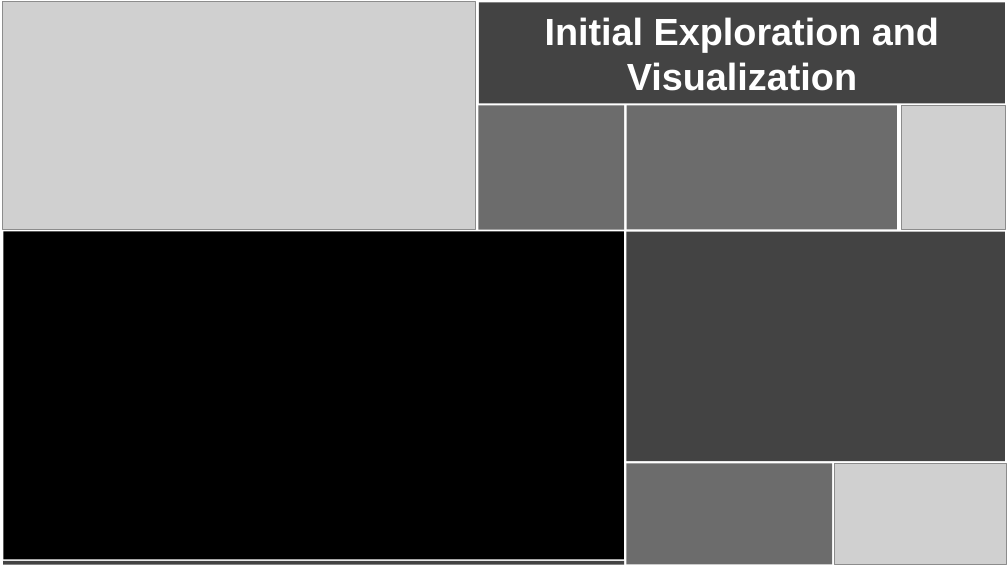
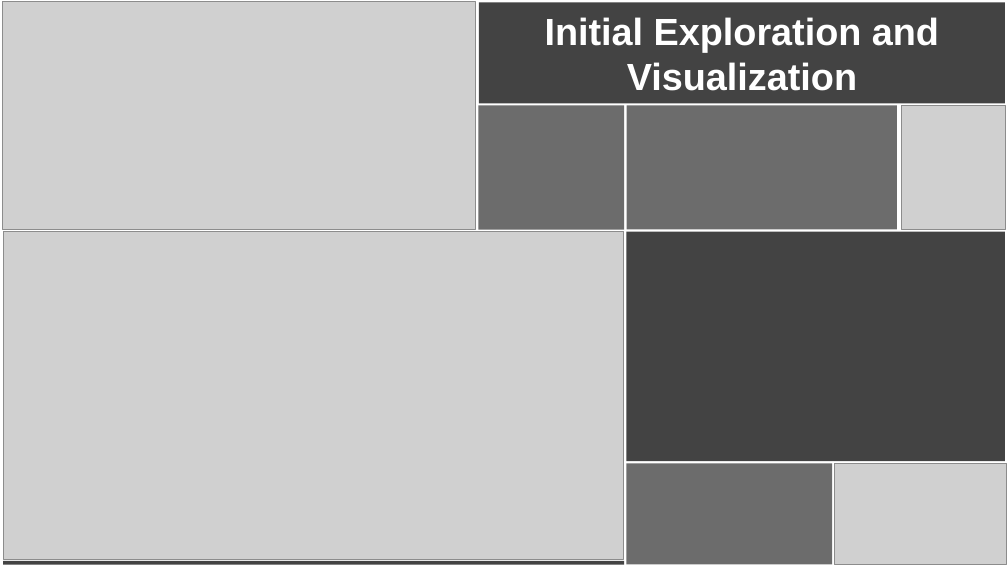
Before and after one commit to UNCG-CSE/Toxic-Crusaders, a slide deck: slide 24 of jacob/presentation/pres_two/CSC495_Toxic_Crusaders_Presentation.pptx. Drawn at 1008x567 pixels with LibreOffice and Linux fonts; fonts in the diff are those of the drawing; grey boxes stand for pictures. Boxes give left, top, right and bottom in pixels: in the first picture for what was removed or moved away, otherwise in the second. Text is boxed around its words. In the diff, an @@ line names an element or a change of style, - is before the commit and + after.

Commit message:
updates

```diff
--- a/jacob/presentation/pres_two/CSC495_Toxic_Crusaders_Presentation.pptx
+++ b/jacob/presentation/pres_two/CSC495_Toxic_Crusaders_Presentation.pptx
@@ rectangle removed at (x1=3, y1=232, x2=624, y2=559) @@
@@ picture added at (x1=3, y1=232, x2=624, y2=559) @@
```
Also in this commit, not shown: 1 other slide changed.
